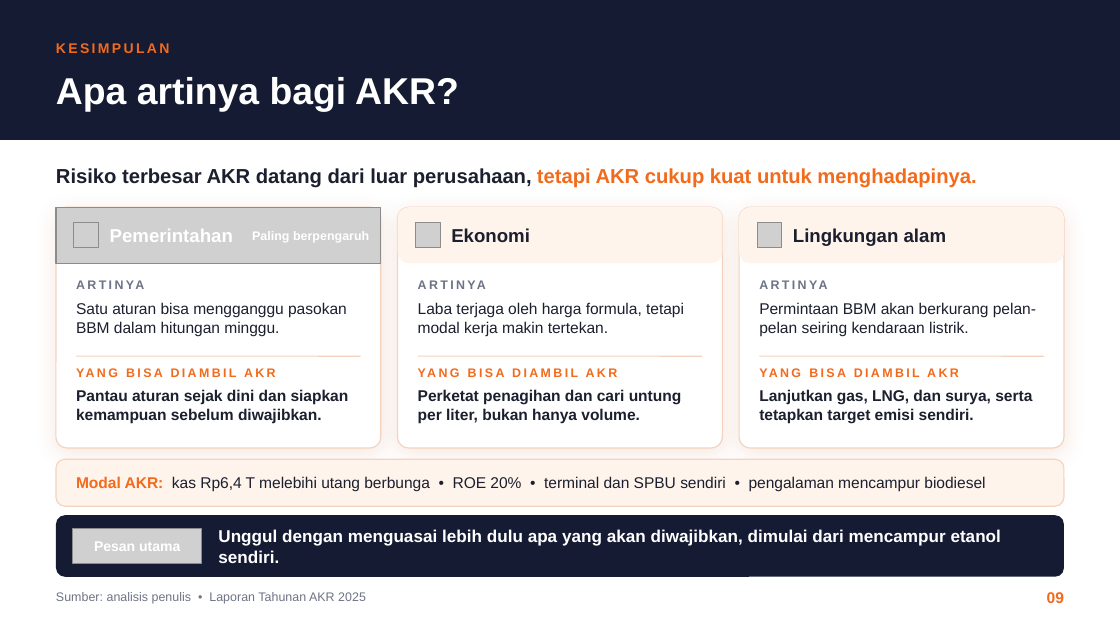
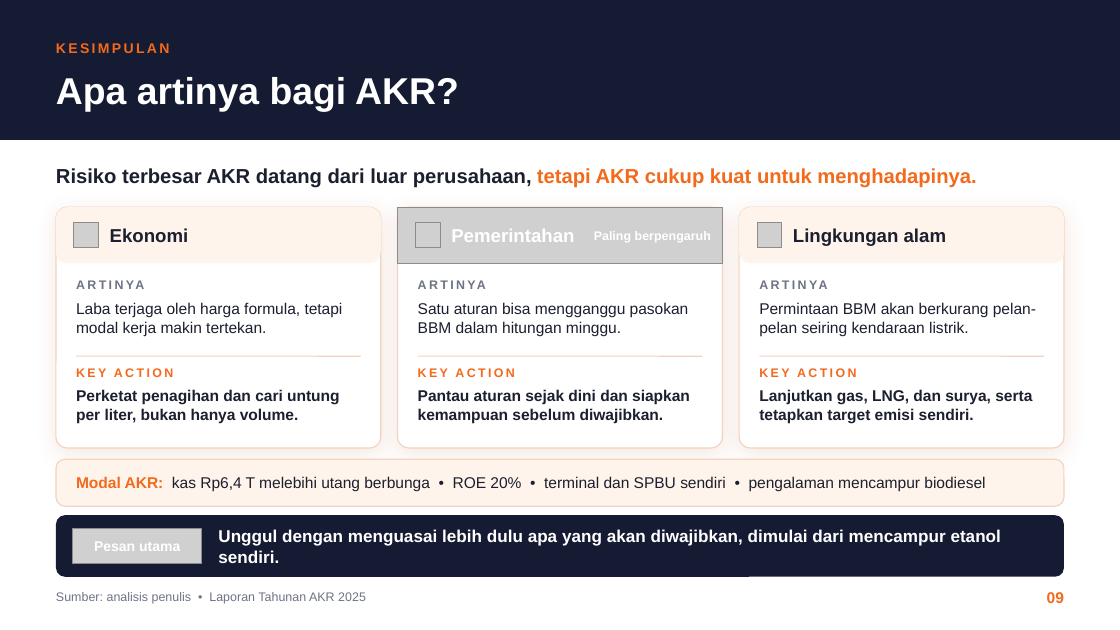
Before and after one commit to aslihabnuri/Dom-Manipulation, a slide deck: slide 9 of output-paper-GBE/Presentasi GBE - Aulia Sisca Rahmadiyanti - SEMBA 51A - PT AKR Corporindo Tbk.pptx. Drawn at 1120x630 pixels with LibreOffice and Linux fonts; fonts in the diff are those of the drawing; grey boxes stand for pictures; background and template pictures are left out. Boxes give left, top, right and bottom in pixels: in the first picture for what was removed or moved away, otherwise in the second. Text is boxed around its words. In the diff, an @@ line names an element or a change of style, - is before the commit and + after.

```diff
--- a/output-paper-GBE/Presentasi GBE - Aulia Sisca Rahmadiyanti - SEMBA 51A - PT AKR Corporindo Tbk.pptx
+++ b/output-paper-GBE/Presentasi GBE - Aulia Sisca Rahmadiyanti - SEMBA 51A - PT AKR Corporindo Tbk.pptx
@@ rounded rectangle: place and size @@
-rounded rectangle at [398, 207, 722, 263]
+rounded rectangle at [56, 207, 381, 263]
@@ picture: place and size @@
-picture at [56, 207, 381, 263]
+picture at [398, 207, 722, 263]
@@ text "Paling berpengaruh": place and size @@
-text "Paling berpengaruh" at [252, 231, 369, 242]
+text "Paling berpengaruh" at [594, 231, 711, 242]
@@ text at [110, 228, 189, 242]: text changed; text colour #FFFFFF to #1B1F2E @@
-Pemerintahan
+Ekonomi
@@ text at [451, 229, 574, 242]: text changed; text colour #1B1F2E to #FFFFFF @@
-Ekonomi
+Pemerintahan
@@ text at [76, 302, 343, 336]: text changed @@
-Satu aturan bisa mengganggu pasokan BBM dalam hitungan minggu.
+Laba terjaga oleh harga formula, tetapi modal kerja makin tertekan.
@@ text at [418, 302, 689, 336]: text changed @@
-Laba terjaga oleh harga formula, tetapi modal kerja makin tertekan.
+Satu aturan bisa mengganggu pasokan BBM dalam hitungan minggu.
@@ text at [76, 389, 340, 424]: text changed; size 8 to 10 pt; text colour #F26A1B to #1B1F2E @@
-YANG BISA DIAMBIL AKR
+Perketat penagihan dan cari untung per liter, bukan hanya volume.
@@ text removed at [76, 389, 349, 424] @@
-Pantau aturan sejak dini dan siapkan kemampuan sebelum diwajibkan.
@@ text added at [76, 368, 173, 377], 8 pt, text #F26A1B, bold @@
+KEY ACTION
@@ text at [418, 368, 514, 377]: text changed @@
-YANG BISA DIAMBIL AKR
+KEY ACTION
@@ text at [418, 389, 690, 424]: text changed @@
-Perketat penagihan dan cari untung per liter, bukan hanya volume.
+Pantau aturan sejak dini dan siapkan kemampuan sebelum diwajibkan.
@@ text at [759, 368, 856, 377]: text changed @@
-YANG BISA DIAMBIL AKR
+KEY ACTION
```
Also in this commit, not shown: 6 other slides changed, 3 other files.
